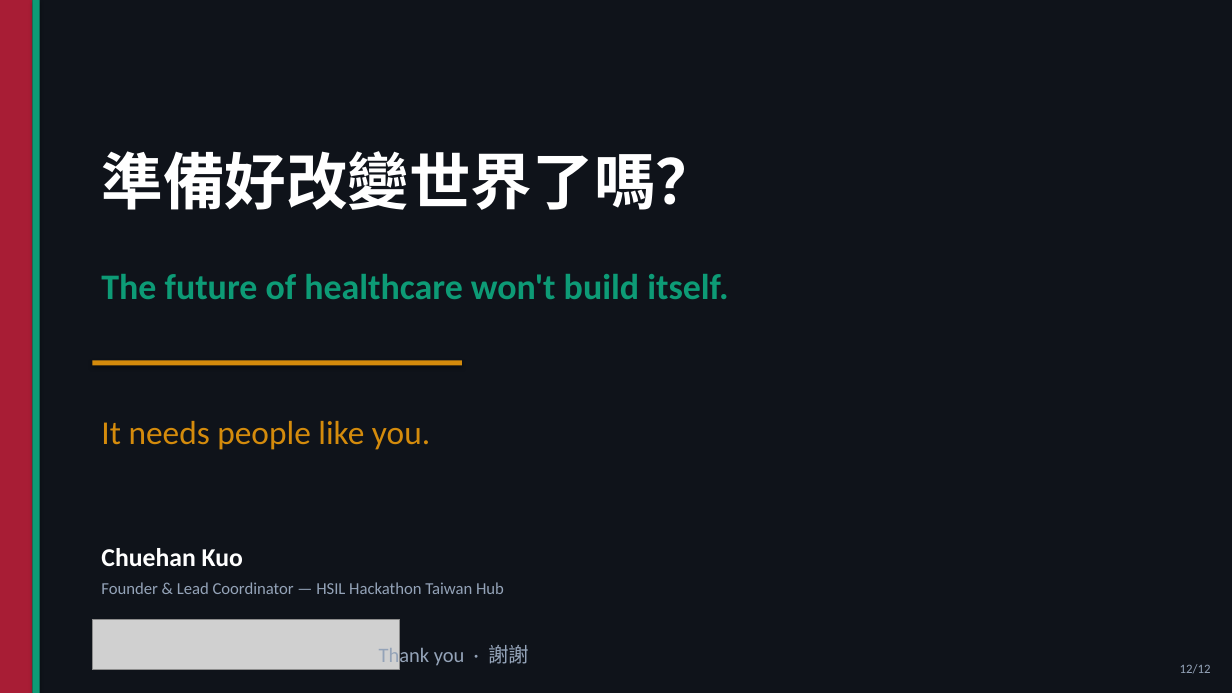
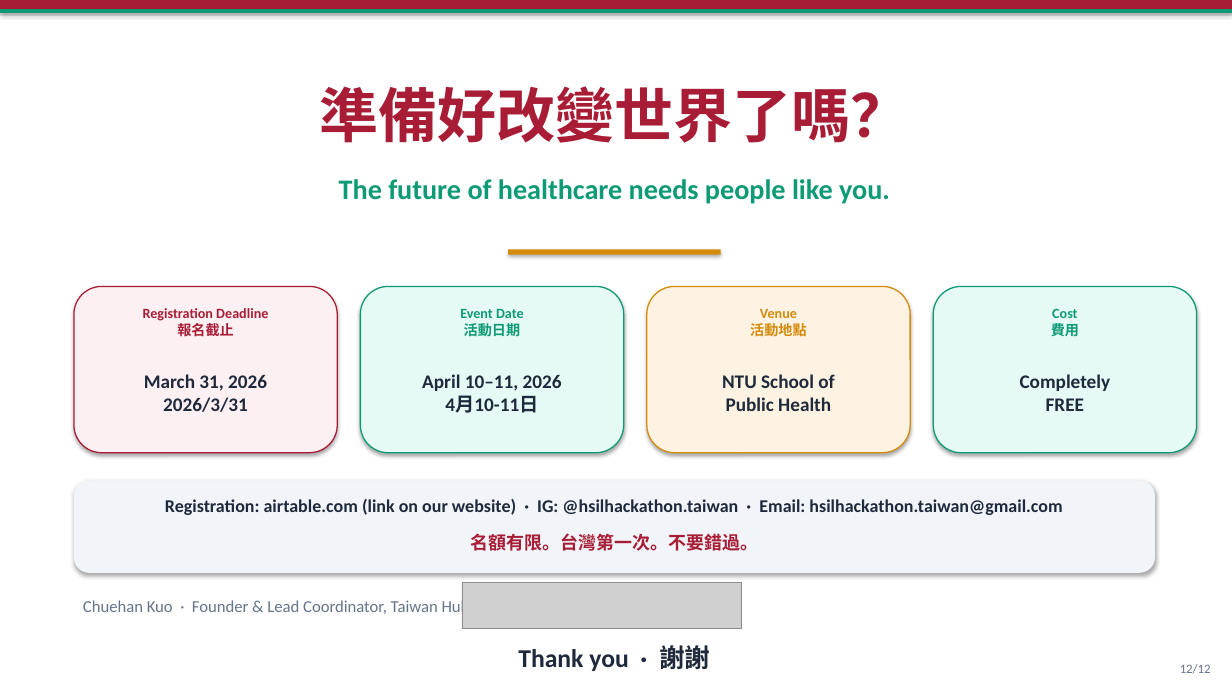
Before and after one commit to ChuehanKuo/HSIL-Website, a slide deck: slide 12 of HSIL_Hackathon_2026_Speech.pptx. Drawn at 1232x693 pixels with LibreOffice and Linux fonts; fonts in the diff are those of the drawing; grey boxes stand for pictures. Boxes give left, top, right and bottom in pixels: in the first picture for what was removed or moved away, otherwise in the second. Text is boxed around its words. In the diff, an @@ line names an element or a change of style, - is before the commit and + after.

```diff
--- a/HSIL_Hackathon_2026_Speech.pptx
+++ b/HSIL_Hackathon_2026_Speech.pptx
@@ background #0F131A to #FFFFFF @@
@@ rectangle: place and size @@
-rectangle at [0,0,32,693]
+rectangle at [0,0,1232,9]
@@ rectangle: place and size @@
-rectangle at [32,0,40,693]
+rectangle at [0,9,1232,13]
@@ text "準備好改變世界了嗎？": place and size @@
-text "準備好改變世界了嗎？" at [101,151,717,210]
+text "準備好改變世界了嗎？" at [320,86,910,143]
@@ text "準備好改變世界了嗎？" at [320,86,910,143]: size 48 to 46 pt, text colour #FFFFFF to #A81D35; alignment left to centre @@
@@ text at [339,179,890,204]: text changed; size 28 to 22 pt @@
-The future of healthcare won't build itself.
+The future of healthcare needs people like you.
@@ rectangle: place and size @@
-rectangle at [92,360,462,366]
+rectangle at [508,250,721,255]
@@ rounded rectangle added at [74,287,337,453], fill #FDF0F3, outline #A81D35 1 pt @@
@@ rounded rectangle added at [360,287,624,453], fill #E6FAF5, outline #0D9B76 1 pt @@
@@ rounded rectangle added at [647,287,910,453], fill #FEF3E2, outline #D48B0C 1 pt @@
@@ rounded rectangle added at [933,287,1197,453], fill #E6FAF5, outline #0D9B76 1 pt @@
@@ text added at [143,308,268,336], 11 pt, text #A81D35, bold @@
+Registration Deadline
+報名截止
@@ text added at [460,309,524,336], 11 pt, text #0D9B76, bold @@
+Event Date
+活動日期
@@ text added at [750,309,807,340], 11 pt, text #D48B0C, bold @@
+Venue
+活動地點
@@ text added at [1051,308,1079,340], 11 pt, text #0D9B76, bold @@
+Cost
+費用
@@ text added at [144,374,267,412], 15 pt, text #1E293B, bold @@
+March 31, 2026
+2026/3/31
@@ text added at [422,374,562,413], 15 pt, text #1E293B, bold @@
+April 10–11, 2026
+4月10-11日
@@ text added at [722,374,834,411], 15 pt, text #1E293B, bold @@
+NTU School of
+Public Health
@@ text added at [1020,374,1111,411], 15 pt, text #1E293B, bold @@
+Completely
+FREE
@@ text removed at [101,421,430,450] @@
-It needs people like you.
@@ rounded rectangle added at [74,481,1155,573], fill #F1F5F9 @@
@@ text added at [165,499,1062,515], 14 pt, text #1E293B, bold @@
+Registration: airtable.com (link on our website) · IG: @hsilhackathon.taiwan · Email: hsilhackathon.taiwan@gmail.com
@@ text added at [470,533,758,551], 14 pt, text #A81D35, bold @@
+名額有限。台灣第一次。不要錯過。
@@ text removed at [101,548,243,566] @@
-Chuehan Kuo
@@ text at [83,599,470,617]: text changed; text colour #94A3B8 to #64748B @@
-Founder & Lead Coordinator — HSIL Hackathon Taiwan Hub
+Chuehan Kuo · Founder & Lead Coordinator, Taiwan Hub
@@ picture: place and size @@
-picture at [92,619,399,670]
+picture at [462,582,741,628]
@@ text "Thank you · 謝謝": place and size @@
-text "Thank you · 謝謝" at [379,645,529,668]
+text "Thank you · 謝謝" at [518,641,710,674]
@@ text "Thank you · 謝謝" at [518,641,710,674]: size 16 to 20 pt, text colour #94A3B8 to #1E293B, bold on; alignment left to centre @@
@@ text "12/12" at [1180,664,1211,673]: text colour #94A3B8 to #64748B @@
```
Also in this commit, not shown: 4 other slides changed, 7 slides added, 7 slides removed, 2 other files.
